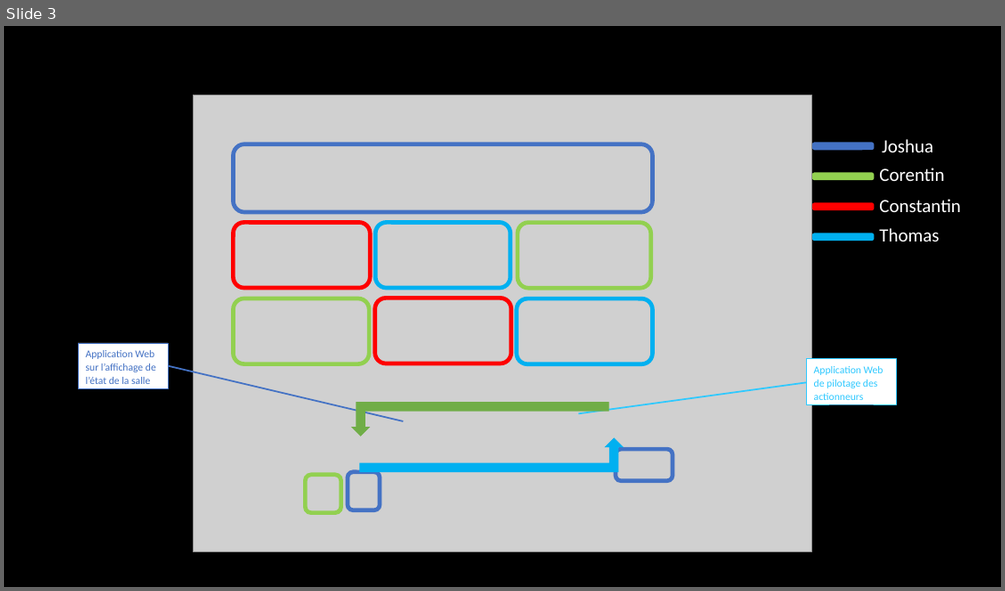
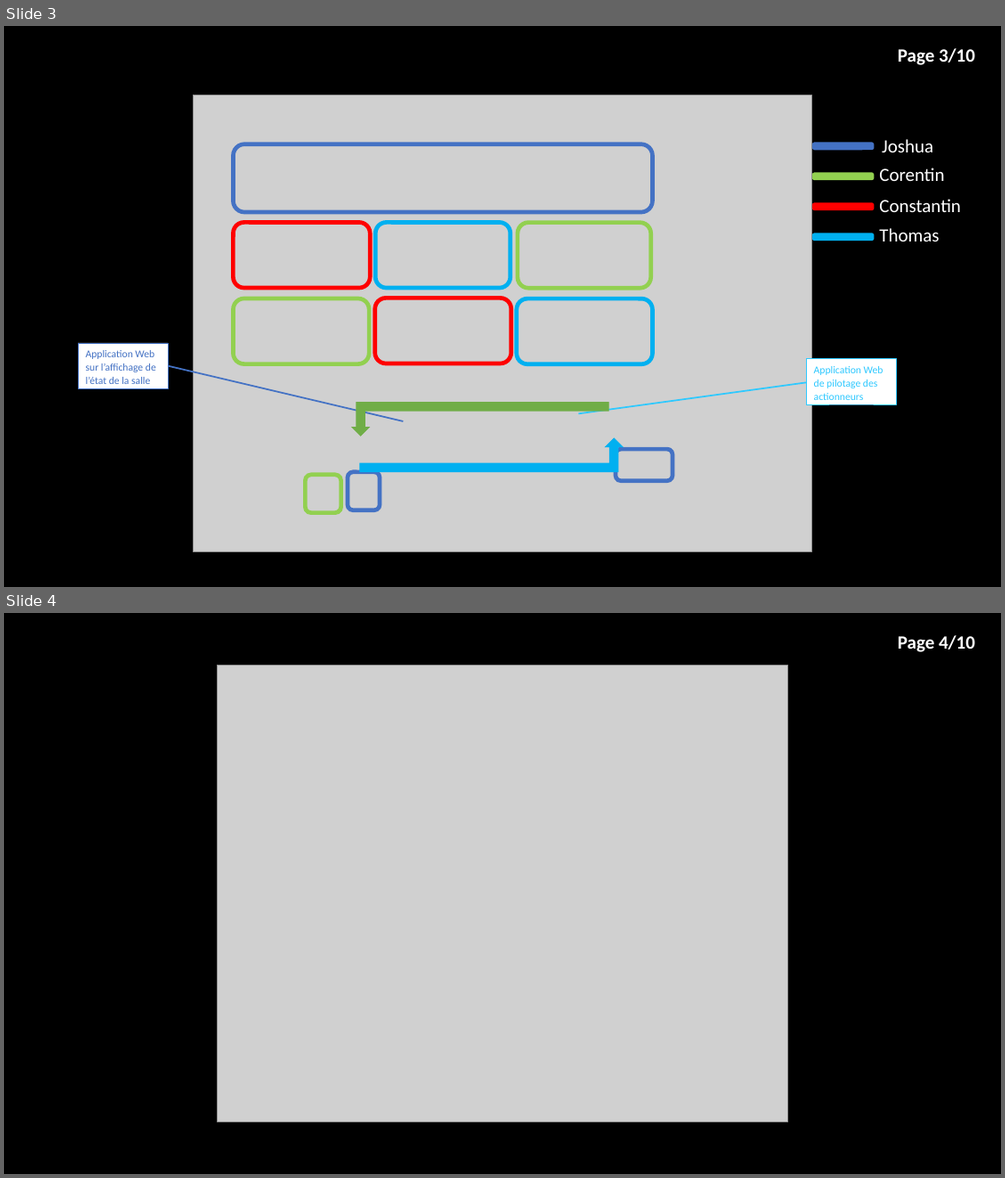
Before and after one commit to corentin-breny/Systeme_Escape_Game_13emePorte, a slide deck: Etudiants/Thomas/Revue Projet/Revue 1/Thomas Cadeau Revue 1.pptx. Shown one above the other, each under a label of ours: slide 3 before the commit, slides 3 and 4 after it. The pictures are 1005x591 and 1005x1178 pixels, drawn with LibreOffice and Linux fonts; fonts in the diff are those of the drawing; grey boxes stand for pictures; background and template pictures are left out. Boxes give left, top, right and bottom in pixels: in the first picture for what was removed or moved away, otherwise in the second. Text is boxed around its words. In the diff, an @@ line names an element or a change of style, - is before the commit and + after.

```diff
--- a/Etudiants/Thomas/Revue Projet/Revue 1/Thomas Cadeau Revue 1.pptx
+++ b/Etudiants/Thomas/Revue Projet/Revue 1/Thomas Cadeau Revue 1.pptx
@@ slide 4 added at bbox=[4, 613, 1001, 1174], background picture (left out) @@
@@ text added at bbox=[898, 635, 975, 652], 18 pt, text #FFFFFF, bold @@
+Page 4/10
@@ picture added at bbox=[218, 666, 788, 1122] @@
@@ slide 3 changed as well @@
@@ text added at bbox=[898, 48, 975, 65], 18 pt, text #FFFFFF, bold @@
+Page 3/10
```
Also in this commit, not shown: 6 other slides changed, 2 other slides added, 2 slides removed, 1 other file.
